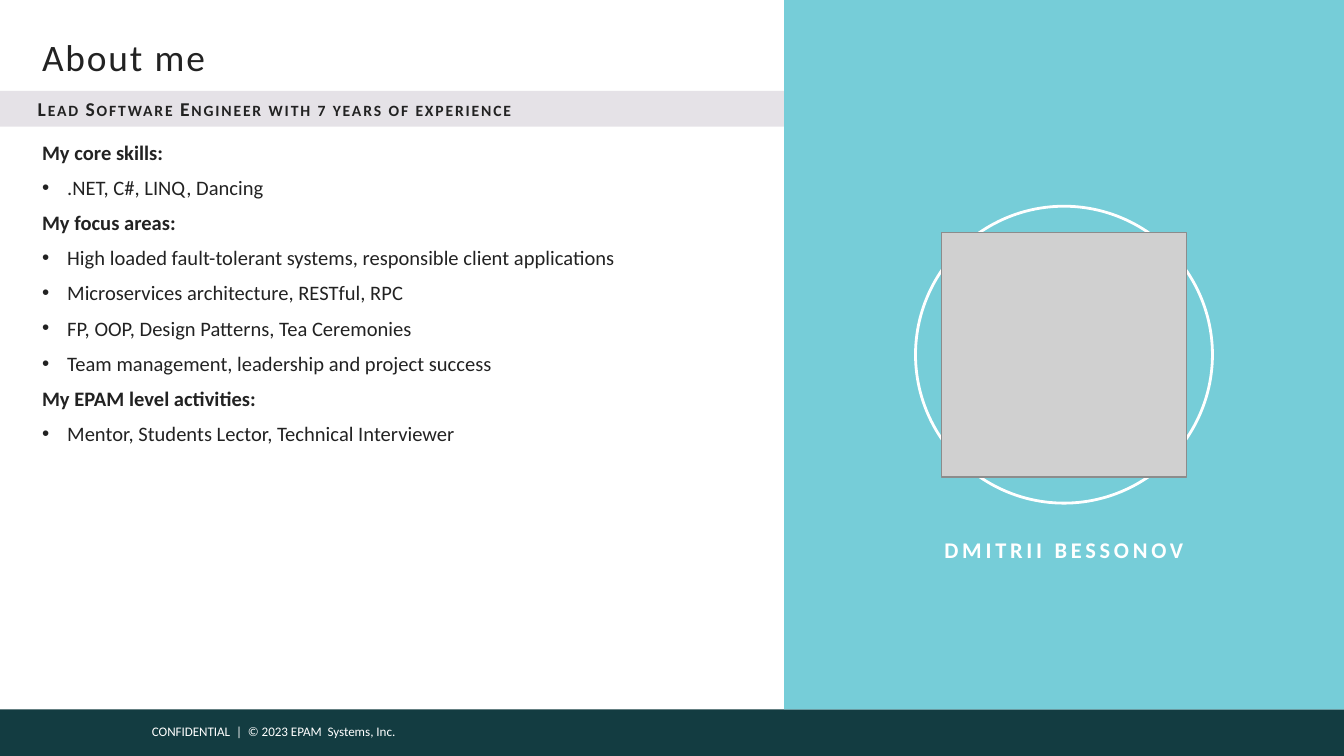
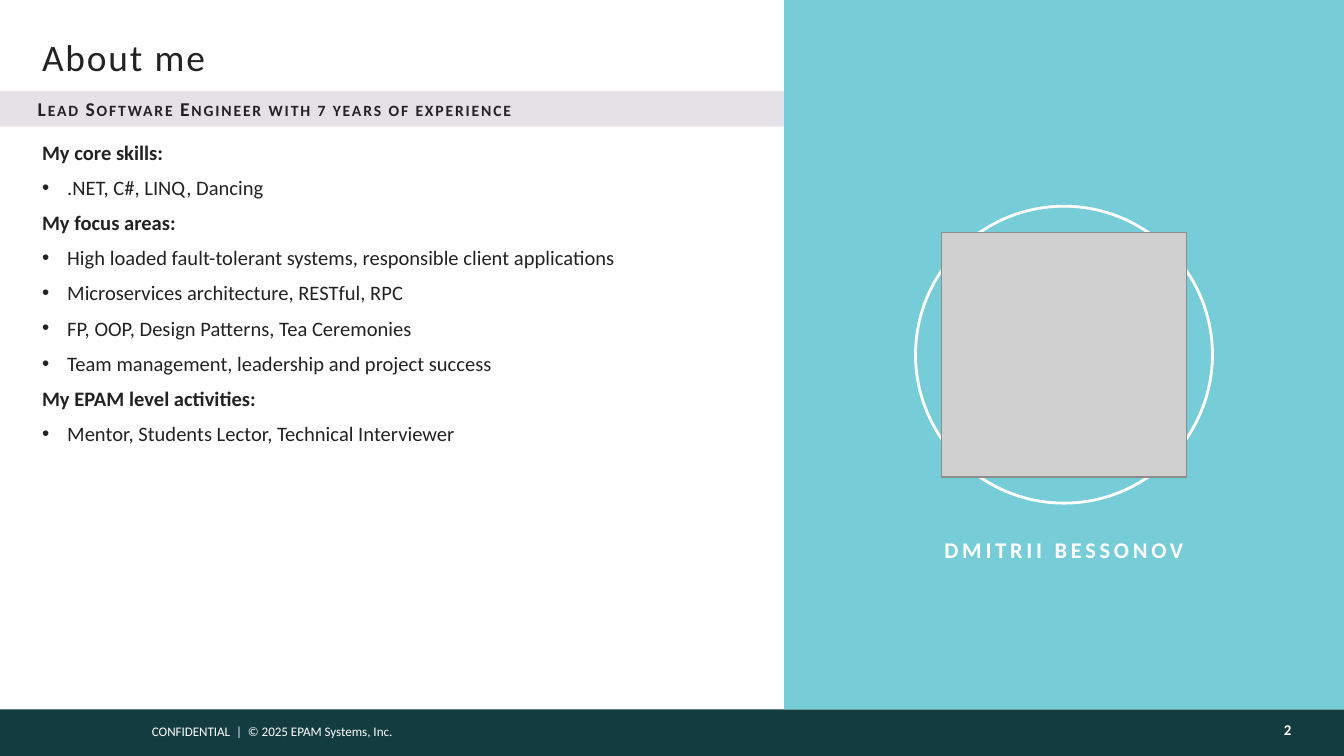
Before and after one commit to dredodin/dp-visitor-talk, a slide deck: slide 2 of Compile_safe_code_with_Visitor_pattern.pptx. Drawn at 1344x756 pixels with LibreOffice and Linux fonts; fonts in the diff are those of the drawing; grey boxes stand for pictures; background and template pictures are left out. Boxes give left, top, right and bottom in pixels: in the first picture for what was removed or moved away, otherwise in the second. Text is boxed around its words. In the diff, an @@ line names an element or a change of style, - is before the commit and + after.

```diff
--- a/Compile_safe_code_with_Visitor_pattern.pptx
+++ b/Compile_safe_code_with_Visitor_pattern.pptx
@@ text at (152,727,392,738): text changed @@
-CONFIDENTIAL | © 2023 EPAM Systems, Inc.
+CONFIDENTIAL | © 2025 EPAM Systems, Inc.
@@ page number added at (1284,725,1292,735), 8 pt, text #FEFEFE, bold @@
+2
```
Also in this commit, not shown: 1 other slide changed.
